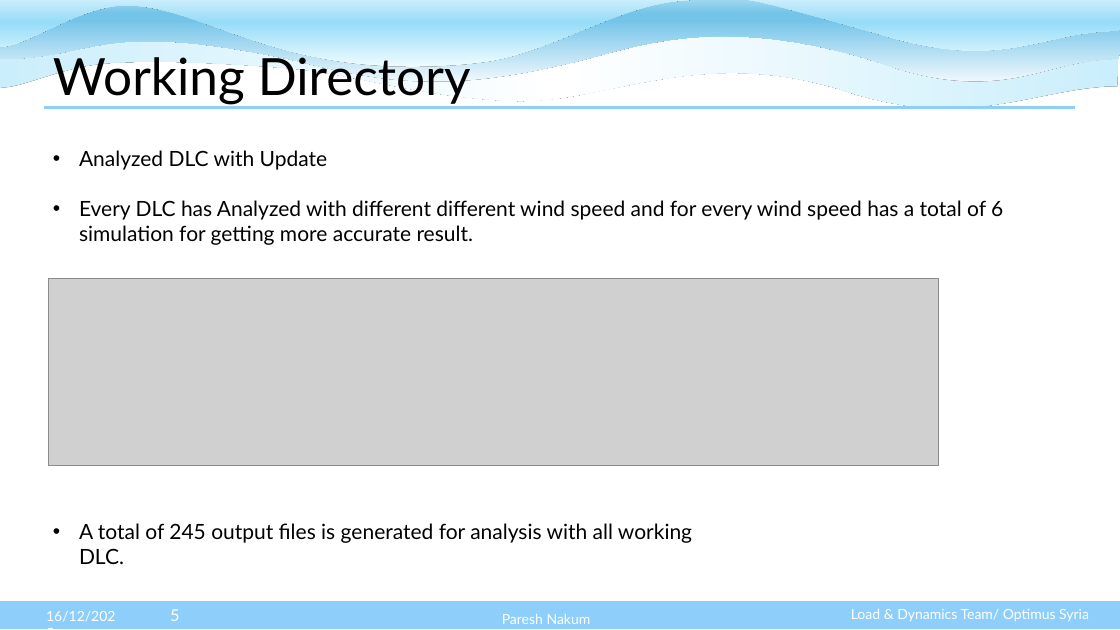
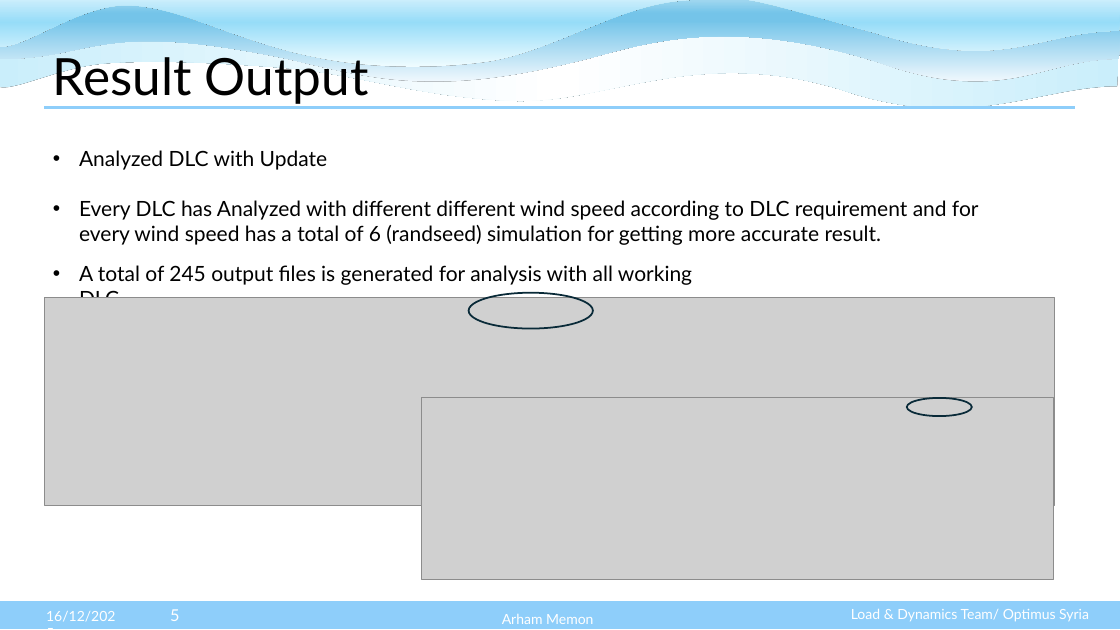
Before and after one commit to Karim-bakhtyar/Optimus-Syria-WEC, a slide deck: slide 5 of 3_Presentations/week 12/Week 12 Loads and Dynamics WEC25.pptx. Drawn at 1120x630 pixels with LibreOffice and Linux fonts; fonts in the diff are those of the drawing; grey boxes stand for pictures. Boxes give left, top, right and bottom in pixels: in the first picture for what was removed or moved away, otherwise in the second. Text is boxed around its words. In the diff, an @@ line names an element or a change of style, - is before the commit and + after.

Commit message:
Update

```diff
--- a/3_Presentations/week 12/Week 12 Loads and Dynamics WEC25.pptx
+++ b/3_Presentations/week 12/Week 12 Loads and Dynamics WEC25.pptx
@@ title at <box>53,51,368,104</box>: text changed @@
-Working Directory
+Result Output
@@ text at <box>79,200,979,245</box>: text changed @@
-• Every DLC has Analyzed with different different wind speed and for every wind speed has a total of 6 simulation for getting more accurate result.
+• Every DLC has Analyzed with different different wind speed according to DLC requirement and for every wind speed has a total of 6 (randseed) simulation for getting more accurate result.
@@ text "A total of 245 output ..." rewrapped from <box>79,523,692,564</box> to <box>79,265,692,298</box> @@
@@ picture: place and size @@
-picture at <box>48,278,939,465</box>
+picture at <box>45,298,1055,506</box>
@@ ellipse added at <box>469,292,593,329</box>, outline #092A39 1.5 pt @@
@@ picture added at <box>422,398,1054,581</box> @@
@@ ellipse added at <box>907,398,972,417</box>, outline #092A39 1.5 pt @@
@@ text at <box>502,614,593,624</box>: text changed @@
-Paresh Nakum
+Arham Memon
```
Also in this commit, not shown: 8 other slides changed, 1 slide added.
